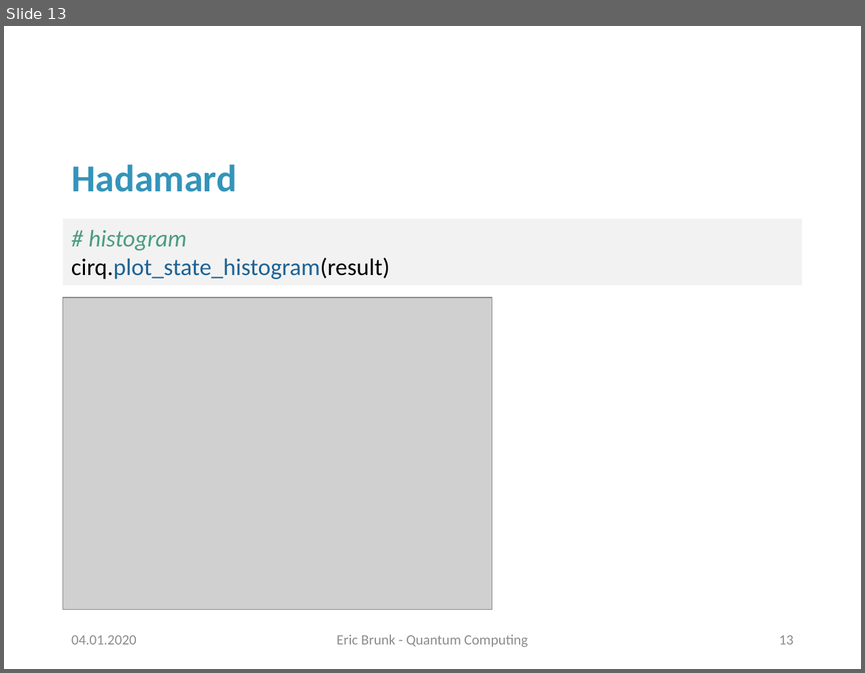
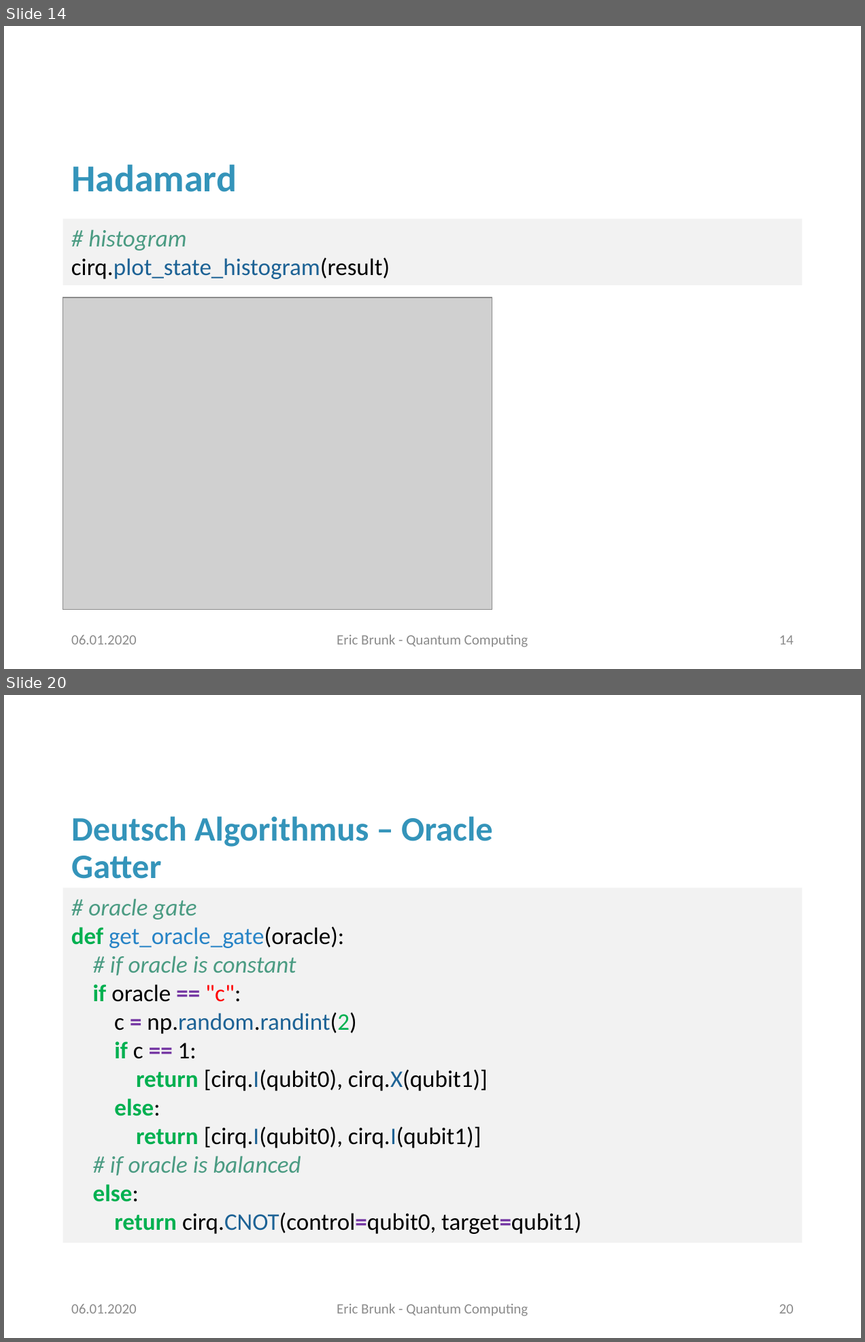
Before and after one commit to erxn91/quantum_computing, a slide deck: Präsentation.pptx. Shown one above the other, each under a label of ours: slide 13 before the commit, slides 14 and 20 after it; the slides between them are not shown. The pictures are 865x673 and 865x1342 pixels, drawn with LibreOffice and Linux fonts; fonts in the diff are those of the drawing; grey boxes stand for pictures; background and template pictures are left out. Boxes give left, top, right and bottom in pixels: in the first picture for what was removed or moved away, otherwise in the second. Text is boxed around its words. In the diff, an @@ line names an element or a change of style, - is before the commit and + after.

Commit message:
Deutsch-Jozsa

```diff
--- a/Präsentation.pptx
+++ b/Präsentation.pptx
@@ slide 20 added at [4,695,861,1338], background #FFFFFF @@
@@ title added at [71,816,493,879], 28.8 pt, text #3494BA, bold @@
+Deutsch Algorithmus – Oracle Gatter
@@ rectangle added at [63,888,802,1242], fill #F2F2F2, 20 pt, text #000000 @@
+# oracle gate
+def get_oracle_gate(oracle):
+# if oracle is constant
+if oracle == "c":
+c = np.random.randint(2)
+if c == 1:
+return [cirq.I(qubit0), cirq.X(qubit1)]
+else:
+return [cirq.I(qubit0), cirq.I(qubit1)]
+# if oracle is balanced
+else:
+return cirq.CNOT(control=qubit0, target=qubit1)
@@ text added at [71,1304,137,1313], 12 pt, text #8C8C8C @@
+06.01.2020
@@ text added at [337,1303,528,1316], 12 pt, text #8C8C8C @@
+Eric Brunk - Quantum Computing
@@ page number added at [779,1304,793,1313], 12 pt, text #8C8C8C @@
+20
@@ what was slide 13 is now slide 14 @@
@@ slide 14 changed as well @@
@@ text at [71,635,137,644]: text changed @@
-04.01.2020
+06.01.2020
@@ page number at [779,635,793,644]: text changed @@
-13
+14
```
Also in this commit, not shown: 12 other slides changed, 11 other slides added, 3 other files.
